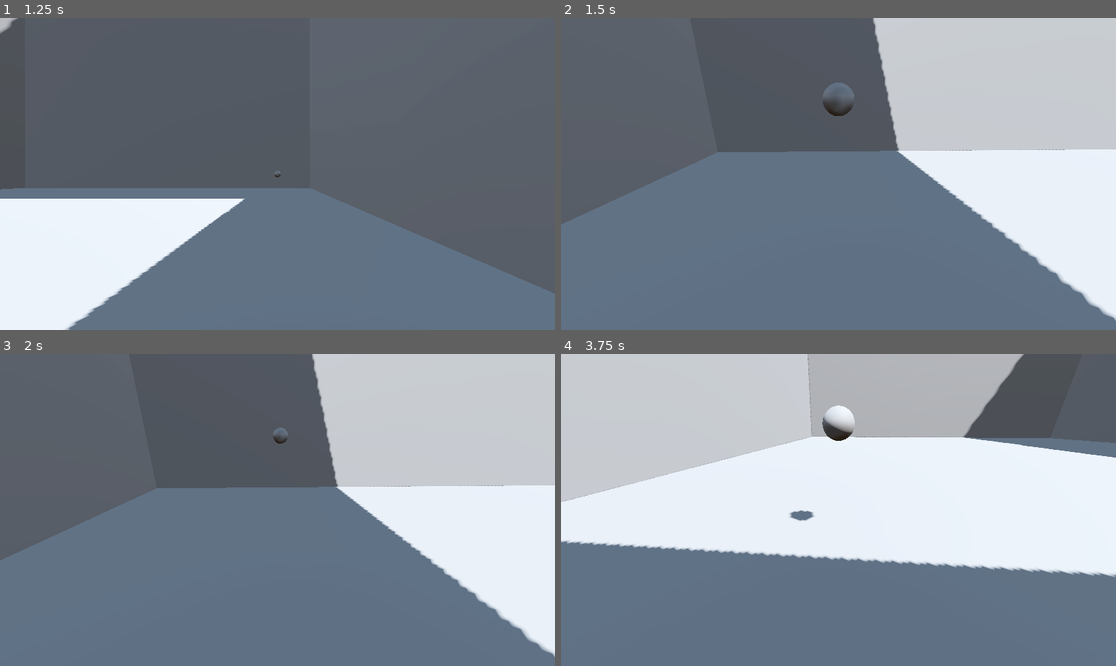
Above: before the commit, frames 1-4 (two rows, left to right).
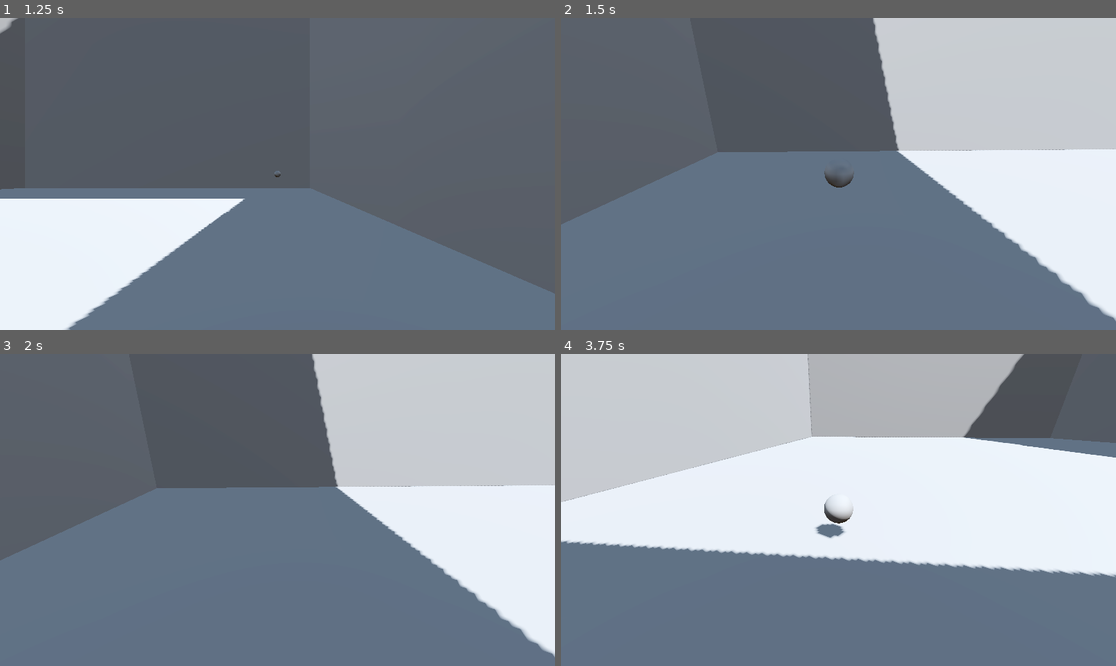
Above: after the commit, the same moments.

Repository: LeCodingOwl/split-3
Game: Godot game, scene res://main.tscn
Same seed, same stepped clock (60 frames per second), same inputs: the game is played once before the commit and once after it.
Inputs (mouse positions are in pixels of both pictures, inside the frame that each line leads up to):
- Up to frame 1 (1.25 s): tap Enter (ui_accept) at 0.5, 0.77 s; move the mouse to (399, 158) at 0.52 s; hold Right (ui_right) from 0.53 s (still down); click (399, 158) at 0.6 s
- Up to frame 2 (1.5 s): tap Enter (ui_accept) at 1.25 s; move the mouse to (810, 174) at 1.27 s; release Right (ui_right) at 1.28 s; hold Up (ui_up) from 1.28 s (still down); click (810, 174) at 1.35 s
- Up to frame 3 (2 s): keep holding Up (ui_up); tap Enter (ui_accept) at 1.52 s
- Up to frame 4 (3.75 s): keep holding Up (ui_up); move the mouse to (849, 503) at 2.02 s; click (849, 503) at 2.1 s; tap Enter (ui_accept) at 2.75, 3.02, 3.5 s; move the mouse to (832, 516) at 2.77 s; click (832, 516) at 2.85 s; move the mouse to (877, 513) at 3.52 s; click (877, 513) at 3.6 s

Frame 1 is identical in both runs. In frame 2, 0.5% of the frame differs, in the area x 47-53%, y 20-55%; in frame 3, less than 0.1%; in frame 4, 0.9%, in the area x 41-53%, y 16-60%.

Commit message:
Fix bullet spawn
Bullet did not shoot vertically. Fixed this by setting the bullet to be the child of Camera3D

Diff:
--- a/Player.gd
+++ b/Player.gd
@@ -11,7 +11,7 @@
 
 @export var bullet_speed = 25
 @onready var bullet_scene = preload("res://models/bullet.tscn")
-@onready var bullet_spawn_point = $Neck/BulletSpawn
+@onready var bullet_spawn_point = $Neck/Camera3D/BulletSpawn
 
 #var direction = Vector3.ZERO
 
--- a/main.tscn
+++ b/main.tscn
@@ -102,5 +102,5 @@
 
 [node name="Camera3D" type="Camera3D" parent="CharacterBody3D/Neck"]
 
-[node name="BulletSpawn" type="Node3D" parent="CharacterBody3D/Neck"]
+[node name="BulletSpawn" type="Node3D" parent="CharacterBody3D/Neck/Camera3D"]
 transform = Transform3D(1, 0, 0, 0, 1, 0, 0, 0, 1, 0, 0, -0.716191)
